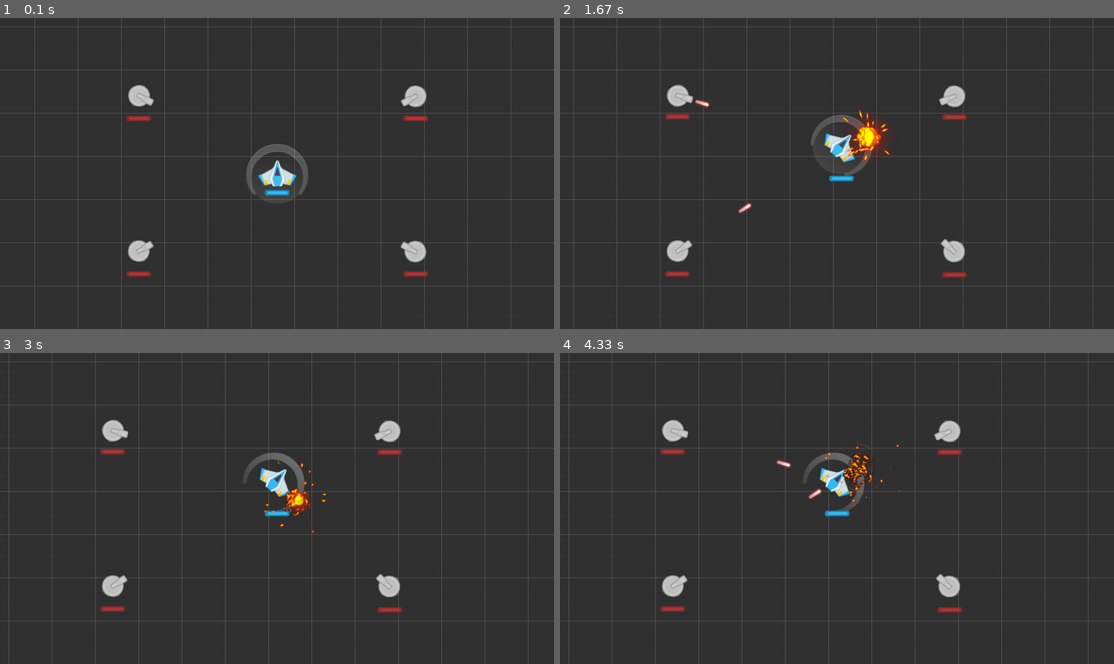
Above: before the commit, frames 1-4 (two rows, left to right).
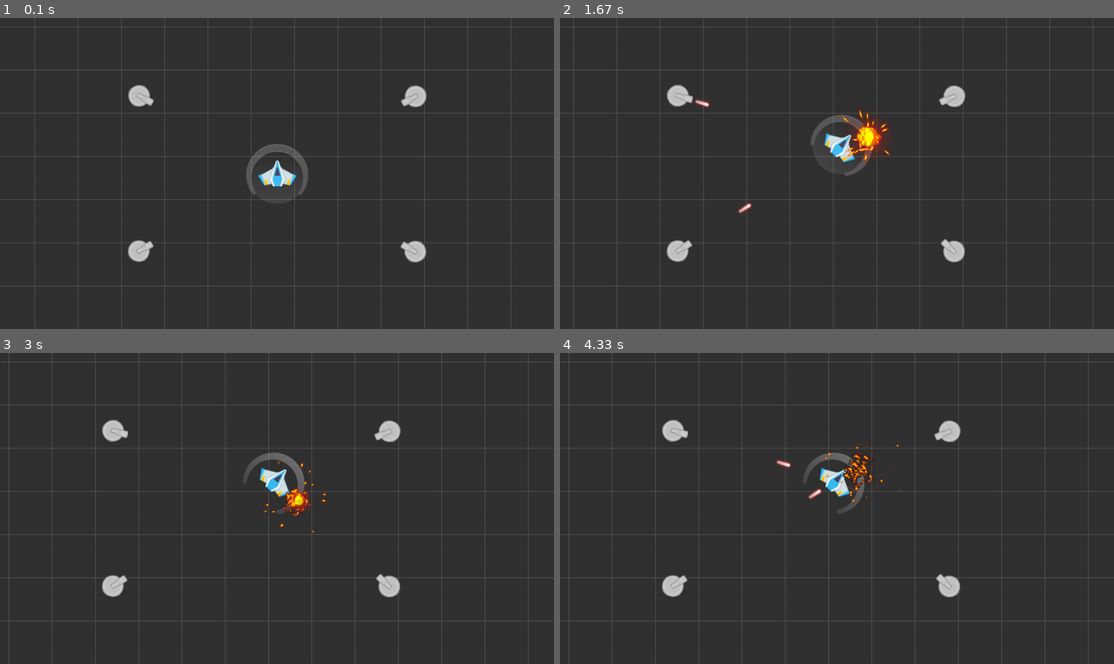
Above: after the commit, the same moments.

Repository: genericprogrammerdude/pygamengn
Game: pygame game, started from main.py
Same seed, same stepped clock (60 frames per second), same inputs: the game is played once before the commit and once after it.
Inputs:
- Up to frame 1 (0.1 s): no input
- Up to frame 2 (1.67 s): hold D 0.33-0.8 s; hold W 0.83-1.13 s
- Up to frame 3 (3 s): no input
- Up to frame 4 (4.33 s): no input

The runs differ from the first frame. In frame 1, 0.4% of the frame differs, in the area x 22-78%, y 31-84%; in frame 2, 0.4%; in frame 3, 0.4%; in frame 4, 0.4%, in the area x 18-73%, y 30-84%.

Commit message:
Removed unnecessary import.

Diff:
--- a/GameEngine/ship.py
+++ b/GameEngine/ship.py
@@ -1,6 +1,5 @@
 from game_object import GameObject
 from game_object_factory import GameObjectFactory
-from health_bar import HealthBar
 from mover import MoverVelocity
 from projectile import Projectile
 
